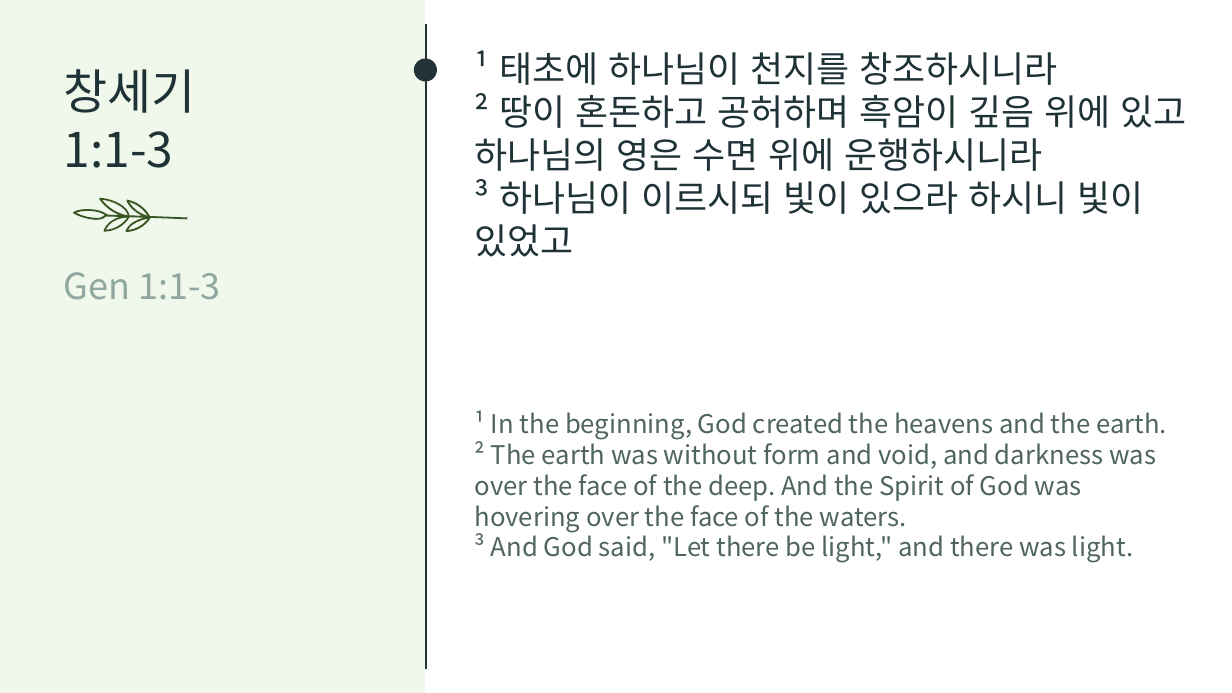
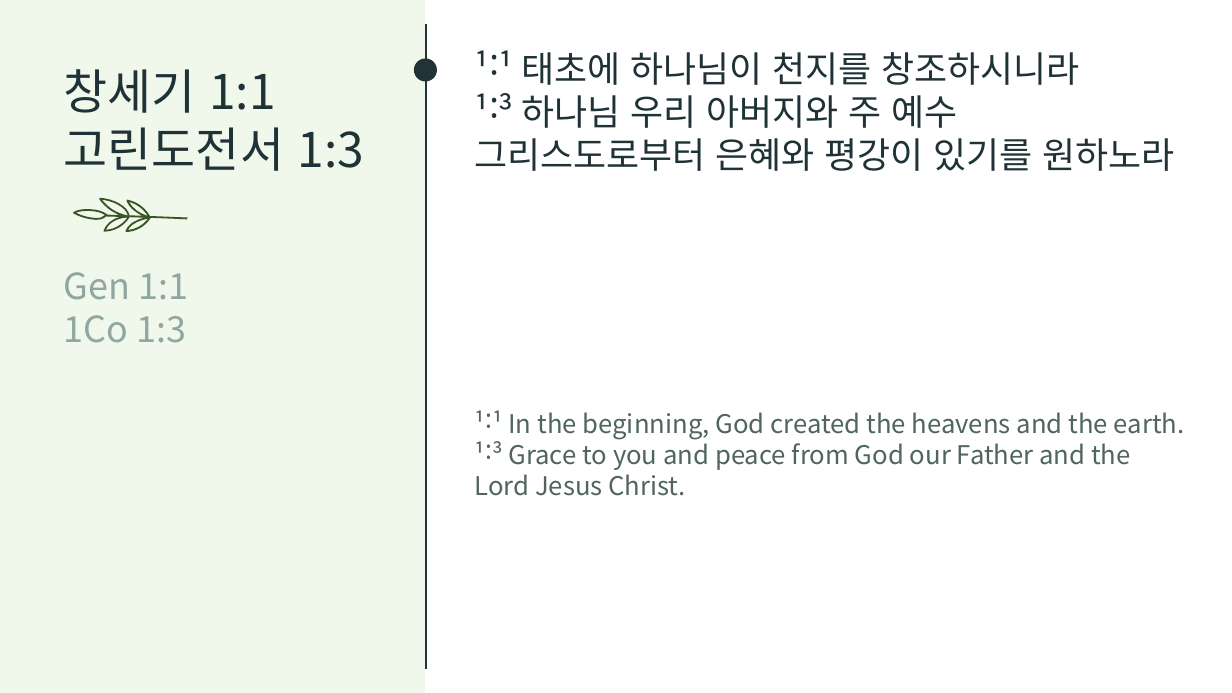
Before and after one commit to mmminq/Bible_Reference_to_PPT, a slide deck: slide 1 of pptx_template/output.pptx. Drawn at 1232x693 pixels with LibreOffice and Linux fonts; fonts in the diff are those of the drawing. Boxes give left, top, right and bottom in pixels: in the first picture for what was removed or moved away, otherwise in the second. Text is boxed around its words. In the diff, an @@ line names an element or a change of style, - is before the commit and + after.

```diff
--- a/pptx_template/output.pptx
+++ b/pptx_template/output.pptx
@@ text at box(475, 50, 1175, 171): text changed @@
-¹ 태초에 하나님이 천지를 창조하시니라
-² 땅이 혼돈하고 공허하며 흑암이 깊음 위에 있고 하나님의 영은 수면 위에 운행하시니라
-³ 하나님이 이르시되 빛이 있으라 하시니 빛이 있었고
+¹˸¹ 태초에 하나님이 천지를 창조하시니라
+¹˸³ 하나님 우리 아버지와 주 예수 그리스도로부터 은혜와 평강이 있기를 원하노라
@@ text at box(64, 69, 364, 171): text changed @@
-창세기
-1:1-3
+창세기 1:1
+고린도전서 1:3
@@ text at box(64, 272, 188, 343): text changed @@
-Gen 1:1-3
+Gen 1:1
+1Co 1:3
@@ text at box(475, 410, 1185, 496): text changed @@
-¹ In the beginning, God created the heavens and the earth.
-² The earth was without form and void, and darkness was over the face of the deep. And the Spirit of God was hovering over the face of the waters.
-³ And God said, "Let there be light," and there was light.
+¹˸¹ In the beginning, God created the heavens and the earth.
+¹˸³ Grace to you and peace from God our Father and the Lord Jesus Christ.
```
Also in this commit, not shown: 1 other slide changed, 1 slide added, 3 other files.
